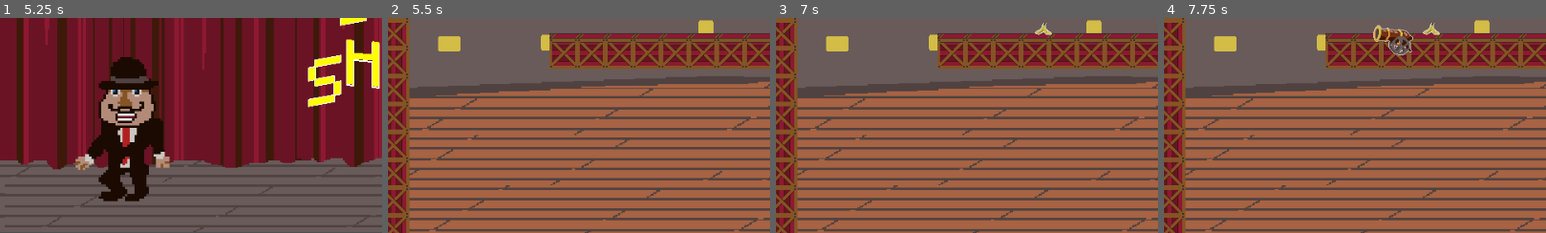
Above: before the commit, frames 1-4 (left to right).
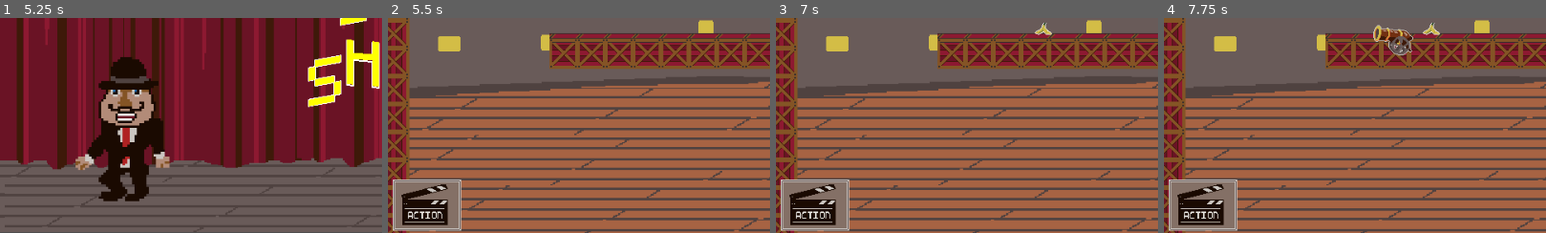
Above: after the commit, the same moments.

Repository: Rotta-Games/slapstick_lemmings
Game: Godot game, scene res://scenes/splash.tscn
Same seed, same stepped clock (60 frames per second), same inputs: the game is played once before the commit and once after it. Sound files missing from this copy of the repository are replaced by a short silence.
Inputs (mouse positions are % of the whole screen's width and height, from its top left):
- Up to frame 1 (5.25 s): tap Enter at 0.5, 2 s; move the mouse to (72, 45) at 0.52 s; hold D 0.53-1.25 s; click (72, 45) at 0.67 s; tap Space at 1.25 s; drag from (30, 55) to (45, 70) at 1.27 s; move the mouse to (60, 28) at 2.02 s; hold D 2.03-2.75 s; click (60, 28) at 2.17 s; drag from (45, 70) to (20, 35) at 2.77 s; click "START" at 3.5 s; click "START" at 4.25 s; move the mouse to (80, 65) at 5.02 s; hold A from 5.03 s (still down); click (80, 65) at 5.17 s
- Up to frame 2 (5.5 s): keep holding A
- Up to frame 3 (7 s): release A at 5.75 s; drag from (97, 10) to (35, 25) at 5.77 s; move the mouse to (97, 18) at 6.52 s; hold A from 6.53 s (still down); click (97, 18) at 6.67 s
- Up to frame 4 (7.75 s): release A at 7.25 s; drag from (97, 29) to (30, 55) at 7.27 s
The pictures show only the part of the screen within x 0-50%, y 50-100%; the shares and areas given below are measured in that part.

Frame 1 is identical in both runs. In frame 2, 4.3% of the frame differs, in the area x 1-20%, y 75-100%; in frame 3, 4.3%; in frame 4, 4.3%.
Error before the commit: Invalid access to property or key 'pressed' on a base object of type 'null instance'. (res://scripts/level_handler.gd:8)

Commit message:
fix level1 filmbttons

Diff:
--- a/drag_item.gd
+++ b/drag_item.gd
@@ -21,7 +21,7 @@
 			var item = item_body.instantiate()
 			item.prop_scene = item_scene
 			item.prop_rotate = self.flip_h and self.flip_v
-			get_node("%DragContainer").add_child(item)
+			get_tree().get_root().get_node("Node2D").get_node("%DragContainer").add_child(item)
 		elif event.button_index == MOUSE_BUTTON_LEFT and not event.pressed:
 			if Global.is_dragging:
 				money_handler.substract(price)
--- /dev/null
+++ b/scenes/drag_ui.tscn
@@ -0,0 +1,123 @@
+[gd_scene load_steps=15 format=3 uid="uid://g78qh7qy7f3o"]
+
+[ext_resource type="Texture2D" uid="uid://bq4yi72pf8pjx" path="res://assets/gfx/script.png" id="1_3rk2u"]
+[ext_resource type="Texture2D" uid="uid://bghtigui03ibl" path="res://assets/gfx/script2.png" id="2_kud67"]
+[ext_resource type="Texture2D" uid="uid://cow2bdqm7ldcq" path="res://assets/gfx/items-shieet.png" id="3_x7hdy"]
+[ext_resource type="Script" path="res://drag_item.gd" id="4_h6p6o"]
+[ext_resource type="PackedScene" uid="uid://dhm3olaboa48h" path="res://scenes/props/banana.tscn" id="5_ljk0u"]
+[ext_resource type="PackedScene" uid="uid://d078k3p4ef5wd" path="res://scenes/props/anvil.tscn" id="6_pplb3"]
+[ext_resource type="PackedScene" uid="uid://b0il1v6emjqf5" path="res://scenes/props/cannon.tscn" id="7_kxrc0"]
+[ext_resource type="Texture2D" uid="uid://bavw3phktgm06" path="res://assets/gfx/stem_boot_willy.png" id="8_3p80j"]
+[ext_resource type="PackedScene" uid="uid://cydjsftkpev4n" path="res://scenes/props/piemaster.tscn" id="9_6ekye"]
+
+[sub_resource type="AtlasTexture" id="AtlasTexture_t1lmf"]
+atlas = ExtResource("3_x7hdy")
+region = Rect2(70, 41, 46, 29)
+
+[sub_resource type="AtlasTexture" id="AtlasTexture_hhbv6"]
+atlas = ExtResource("3_x7hdy")
+region = Rect2(122.38, 17.1914, 74.1747, 51.7823)
+
+[sub_resource type="AtlasTexture" id="AtlasTexture_30rxl"]
+atlas = ExtResource("3_x7hdy")
+region = Rect2(253.756, 12.3058, 73.7082, 58.7799)
+
+[sub_resource type="AtlasTexture" id="AtlasTexture_jtqui"]
+atlas = ExtResource("8_3p80j")
+region = Rect2(0.54834, -0.4533, 62.6053, 64.6379)
+
+[sub_resource type="Theme" id="Theme_qbbol"]
+
+[node name="DragUI" type="Control"]
+layout_mode = 3
+anchors_preset = 0
+offset_left = 872.0
+offset_top = -8.0
+offset_right = 912.0
+offset_bottom = 32.0
+
+[node name="ColorRect" type="TextureRect" parent="."]
+z_index = 1
+texture_repeat = 2
+layout_mode = 1
+anchors_preset = 1
+anchor_left = 1.0
+anchor_right = 1.0
+offset_left = -16.0
+offset_top = 8.0
+offset_right = 48.0
+offset_bottom = 134.0
+grow_horizontal = 0
+size_flags_horizontal = 8
+texture = ExtResource("1_3rk2u")
+expand_mode = 4
+
+[node name="TextureRect" type="TextureRect" parent="ColorRect"]
+z_index = 1
+layout_mode = 2
+offset_left = 1.0
+offset_top = 126.0
+offset_right = 68.0
+offset_bottom = 555.0
+texture = ExtResource("2_kud67")
+
+[node name="ItemContainer" type="VBoxContainer" parent="ColorRect"]
+z_index = 1
+layout_mode = 1
+anchors_preset = 5
+anchor_left = 0.5
+anchor_right = 0.5
+offset_left = -37.0
+offset_top = 40.0
+offset_right = 37.0
+offset_bottom = 186.0
+grow_horizontal = 2
+
+[node name="Bannaani" type="TextureRect" parent="ColorRect/ItemContainer"]
+layout_mode = 2
+texture = SubResource("AtlasTexture_t1lmf")
+script = ExtResource("4_h6p6o")
+item_scene = ExtResource("5_ljk0u")
+
+[node name="Alasi" type="TextureRect" parent="ColorRect/ItemContainer"]
+layout_mode = 2
+texture = SubResource("AtlasTexture_hhbv6")
+script = ExtResource("4_h6p6o")
+item_scene = ExtResource("6_pplb3")
+price = 30
+
+[node name="Kannuuna" type="TextureRect" parent="ColorRect/ItemContainer"]
+layout_mode = 2
+texture = SubResource("AtlasTexture_30rxl")
+script = ExtResource("4_h6p6o")
+item_scene = ExtResource("7_kxrc0")
+price = 40
+
+[node name="Kannuuna2" type="TextureRect" parent="ColorRect/ItemContainer"]
+layout_mode = 2
+texture = SubResource("AtlasTexture_30rxl")
+flip_h = true
+flip_v = true
+script = ExtResource("4_h6p6o")
+item_scene = ExtResource("7_kxrc0")
+price = 40
+
+[node name="PiirakkaMestari" type="TextureRect" parent="ColorRect/ItemContainer"]
+layout_mode = 2
+texture = SubResource("AtlasTexture_jtqui")
+script = ExtResource("4_h6p6o")
+item_scene = ExtResource("9_6ekye")
+price = 40
+
+[node name="Money" type="Label" parent="."]
+z_index = 1
+layout_mode = 0
+offset_left = 26.0
+offset_top = 16.0
+offset_right = 66.0
+offset_bottom = 39.0
+scale = Vector2(1.51999, 1)
+theme = SubResource("Theme_qbbol")
+theme_override_font_sizes/font_size = 10
+horizontal_alignment = 1
+autowrap_mode = 3
--- a/scenes/level1.tscn
+++ b/scenes/level1.tscn
@@ -1,42 +1,17 @@
-[gd_scene load_steps=32 format=3 uid="uid://bwrp6sw056fs7"]
+[gd_scene load_steps=19 format=3 uid="uid://bwrp6sw056fs7"]
 
 [ext_resource type="Script" path="res://scripts/level_handler.gd" id="1_2gjpj"]
 [ext_resource type="Texture2D" uid="uid://dclw16bd4s4qa" path="res://assets/gfx/bg2.png" id="2_18li8"]
-[ext_resource type="Texture2D" uid="uid://bq4yi72pf8pjx" path="res://assets/gfx/script.png" id="3_7opkd"]
-[ext_resource type="Texture2D" uid="uid://bghtigui03ibl" path="res://assets/gfx/script2.png" id="4_cceq8"]
-[ext_resource type="Texture2D" uid="uid://cow2bdqm7ldcq" path="res://assets/gfx/items-shieet.png" id="5_huhmk"]
-[ext_resource type="Script" path="res://drag_item.gd" id="6_e4de6"]
-[ext_resource type="PackedScene" uid="uid://dhm3olaboa48h" path="res://scenes/props/banana.tscn" id="7_e1ffk"]
-[ext_resource type="PackedScene" uid="uid://d078k3p4ef5wd" path="res://scenes/props/anvil.tscn" id="8_7f12l"]
-[ext_resource type="PackedScene" uid="uid://b0il1v6emjqf5" path="res://scenes/props/cannon.tscn" id="9_6esxx"]
-[ext_resource type="Texture2D" uid="uid://cl3xycete30y7" path="res://assets/gfx/stem_boot_willy.png" id="10_2yaod"]
-[ext_resource type="PackedScene" uid="uid://cydjsftkpev4n" path="res://scenes/props/piemaster.tscn" id="11_gxnt7"]
+[ext_resource type="PackedScene" uid="uid://g78qh7qy7f3o" path="res://scenes/drag_ui.tscn" id="3_af63j"]
 [ext_resource type="PackedScene" uid="uid://dvjtik7bc6gmv" path="res://scenes/player.tscn" id="12_o2law"]
 [ext_resource type="Texture2D" uid="uid://7bdd6nuiab37" path="res://assets/gfx/crate.png" id="13_7rnd3"]
 [ext_resource type="AudioStream" uid="uid://b3qai6rbm06sy" path="res://assets/music/ggj24_ragtime_1_160.mp3" id="14_0wqwg"]
 [ext_resource type="PackedScene" path="res://scenes/money_handler.tscn" id="16_yw5oi"]
+[ext_resource type="PackedScene" path="res://scenes/utils/film_buttons.tscn" id="17_5y16f"]
 [ext_resource type="Script" path="res://LaughMeter.gd" id="17_f5mso"]
 [ext_resource type="PackedScene" uid="uid://cqgtk4u0ii3ea" path="res://scenes/utils/end_portal.tscn" id="18_1clqk"]
 [ext_resource type="Texture2D" uid="uid://cu2j2nkbewd6s" path="res://assets/gfx/curtain.png" id="19_6c1ap"]
 [ext_resource type="PackedScene" uid="uid://1ilalqgy567b" path="res://scenes/utils/end_text.tscn" id="19_adhuh"]
-
-[sub_resource type="AtlasTexture" id="AtlasTexture_t1lmf"]
-atlas = ExtResource("5_huhmk")
-region = Rect2(70, 41, 46, 29)
-
-[sub_resource type="AtlasTexture" id="AtlasTexture_hhbv6"]
-atlas = ExtResource("5_huhmk")
-region = Rect2(122.38, 17.1914, 74.1747, 51.7823)
-
-[sub_resource type="AtlasTexture" id="AtlasTexture_30rxl"]
-atlas = ExtResource("5_huhmk")
-region = Rect2(253.756, 12.3058, 73.7082, 58.7799)
-
-[sub_resource type="AtlasTexture" id="AtlasTexture_jtqui"]
-atlas = ExtResource("10_2yaod")
-region = Rect2(0.54834, -0.4533, 62.6053, 64.6379)
-
-[sub_resource type="Theme" id="Theme_qbbol"]
 
 [sub_resource type="RectangleShape2D" id="RectangleShape2D_giw7m"]
 size = Vector2(689, 44.5)
@@ -66,99 +41,7 @@
 texture = ExtResource("2_18li8")
 metadata/_edit_lock_ = true
 
-[node name="DragUI" type="Control" parent="."]
-layout_mode = 3
-anchors_preset = 0
-offset_left = 872.0
-offset_top = -8.0
-offset_right = 912.0
-offset_bottom = 32.0
-
-[node name="ColorRect" type="TextureRect" parent="DragUI"]
-z_index = 1
-texture_repeat = 2
-layout_mode = 1
-anchors_preset = 1
-anchor_left = 1.0
-anchor_right = 1.0
-offset_left = -16.0
-offset_top = 8.0
-offset_right = 48.0
-offset_bottom = 134.0
-grow_horizontal = 0
-size_flags_horizontal = 8
-texture = ExtResource("3_7opkd")
-expand_mode = 4
-
-[node name="TextureRect" type="TextureRect" parent="DragUI/ColorRect"]
-z_index = 1
-layout_mode = 2
-offset_left = 1.0
-offset_top = 126.0
-offset_right = 68.0
-offset_bottom = 555.0
-texture = ExtResource("4_cceq8")
-
-[node name="ItemContainer" type="VBoxContainer" parent="DragUI/ColorRect"]
-z_index = 1
-layout_mode = 1
-anchors_preset = 5
-anchor_left = 0.5
-anchor_right = 0.5
-offset_left = -37.0
-offset_top = 40.0
-offset_right = 37.0
-offset_bottom = 186.0
-grow_horizontal = 2
-
-[node name="Bannaani" type="TextureRect" parent="DragUI/ColorRect/ItemContainer"]
-layout_mode = 2
-texture = SubResource("AtlasTexture_t1lmf")
-script = ExtResource("6_e4de6")
-item_scene = ExtResource("7_e1ffk")
-
-[node name="Alasi" type="TextureRect" parent="DragUI/ColorRect/ItemContainer"]
-layout_mode = 2
-texture = SubResource("AtlasTexture_hhbv6")
-script = ExtResource("6_e4de6")
-item_scene = ExtResource("8_7f12l")
-price = 30
-
-[node name="Kannuuna" type="TextureRect" parent="DragUI/ColorRect/ItemContainer"]
-layout_mode = 2
-texture = SubResource("AtlasTexture_30rxl")
-script = ExtResource("6_e4de6")
-item_scene = ExtResource("9_6esxx")
-price = 40
-
-[node name="Kannuuna2" type="TextureRect" parent="DragUI/ColorRect/ItemContainer"]
-layout_mode = 2
-texture = SubResource("AtlasTexture_30rxl")
-flip_h = true
-flip_v = true
-script = ExtResource("6_e4de6")
-item_scene = ExtResource("9_6esxx")
-price = 40
-
-[node name="PiirakkaMestari" type="TextureRect" parent="DragUI/ColorRect/ItemContainer"]
-layout_mode = 2
-texture = SubResource("AtlasTexture_jtqui")
-script = ExtResource("6_e4de6")
-item_scene = ExtResource("11_gxnt7")
-price = 40
-
-[node name="Money" type="Label" parent="DragUI"]
-z_index = 1
-layout_mode = 0
-offset_left = 26.0
-offset_top = 16.0
-offset_right = 66.0
-offset_bottom = 39.0
-scale = Vector2(1.51999, 1)
-theme = SubResource("Theme_qbbol")
-theme_override_font_sizes/font_size = 10
-horizontal_alignment = 1
-autowrap_mode = 3
+[node name="DragUI" parent="." instance=ExtResource("3_af63j")]
 
 [node name="Player" parent="." instance=ExtResource("12_o2law")]
 position = Vector2(46, 32)
@@ -269,6 +152,10 @@
 text = "Time remaining"
 label_settings = SubResource("LabelSettings_81ycc")
 
+[node name="FilmButtons" parent="." instance=ExtResource("17_5y16f")]
+z_index = 1
+position = Vector2(6, -2)
+
 [node name="EndPortal" parent="." instance=ExtResource("18_1clqk")]
 position = Vector2(792, 384)
 
@@ -288,4 +175,5 @@
 one_shot = true
 autostart = true
 
+[connection signal="level_state_changed" from="." to="Player" method="_on_node_2d_level_state_changed"]
 [connection signal="timeout" from="EndTimer" to="EndPortal" method="_on_end_timer_timeout"]
